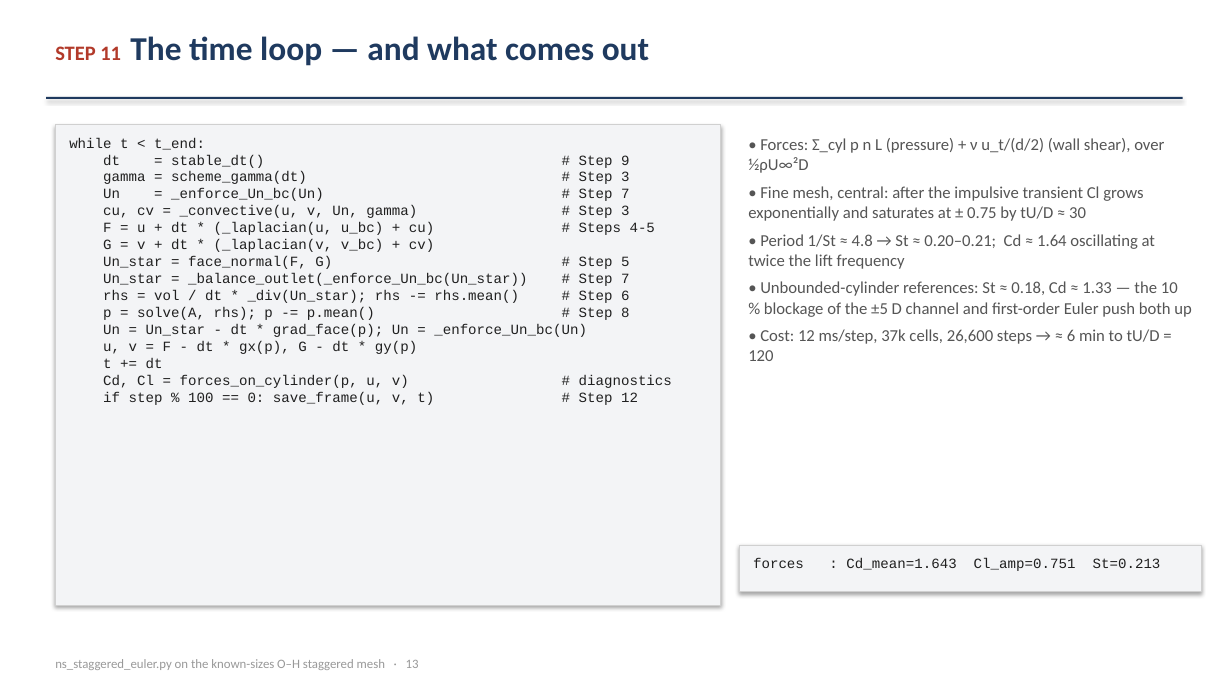
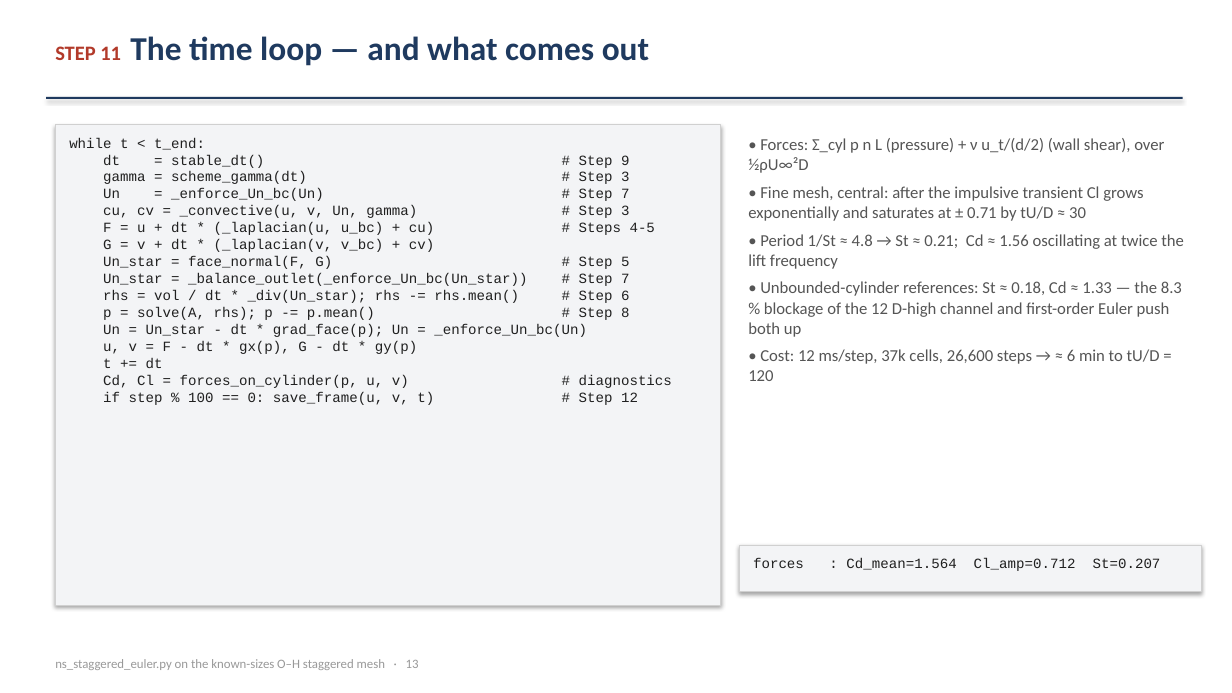
Before and after one commit to ichanwaheng/LES_working, a slide deck: slide 13 of cylinder_re150/demo/ns_staggered_12_steps.pptx. Drawn at 1232x693 pixels with LibreOffice and Linux fonts; fonts in the diff are those of the drawing. Boxes give left, top, right and bottom in pixels: in the first picture for what was removed or moved away, otherwise in the second. Text is boxed around its words. In the diff, an @@ line names an element or a change of style, - is before the commit and + after.

```diff
--- a/cylinder_re150/demo/ns_staggered_12_steps.pptx
+++ b/cylinder_re150/demo/ns_staggered_12_steps.pptx
@@ text at [748, 186, 1184, 337]: text changed @@
-• Fine mesh, central: after the impulsive transient Cl grows exponentially and saturates at ± 0.75 by tU/D ≈ 30
-• Period 1/St ≈ 4.8 → St ≈ 0.20–0.21; Cd ≈ 1.64 oscillating at twice the lift frequency
-• Unbounded-cylinder references: St ≈ 0.18, Cd ≈ 1.33 — the 10 % blockage of the ±5 D channel and first-order Euler push both up
+• Fine mesh, central: after the impulsive transient Cl grows exponentially and saturates at ± 0.71 by tU/D ≈ 30
+• Period 1/St ≈ 4.8 → St ≈ 0.21; Cd ≈ 1.56 oscillating at twice the lift frequency
+• Unbounded-cylinder references: St ≈ 0.18, Cd ≈ 1.33 — the 8.3 % blockage of the 12 D-high channel and first-order Euler push both up
@@ text in rectangle at [753, 558, 1161, 571]: text changed @@
-forces : Cd_mean=1.643 Cl_amp=0.751 St=0.213
+forces : Cd_mean=1.564 Cl_amp=0.712 St=0.207
```
Also in this commit, not shown: 6 other slides changed, 10 other files.
